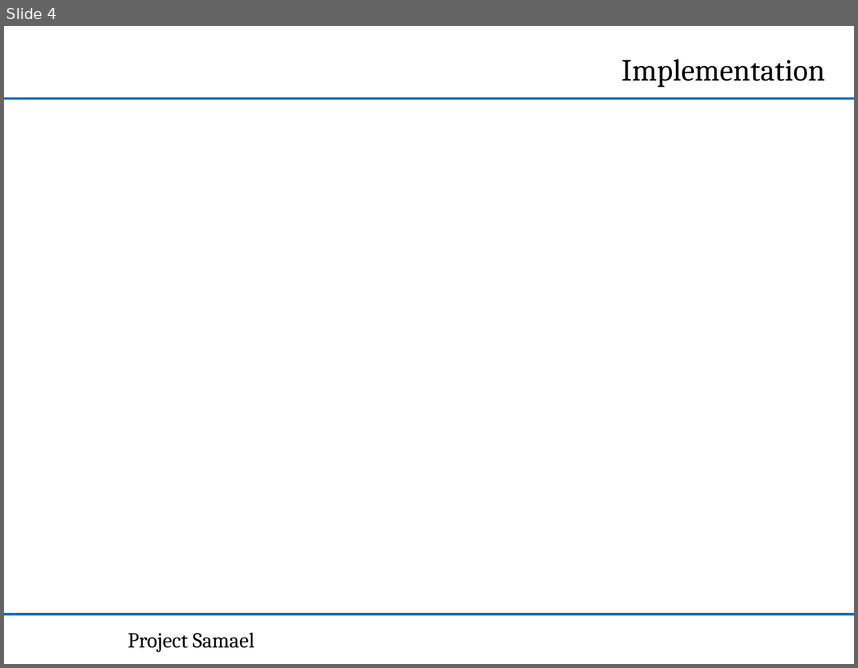
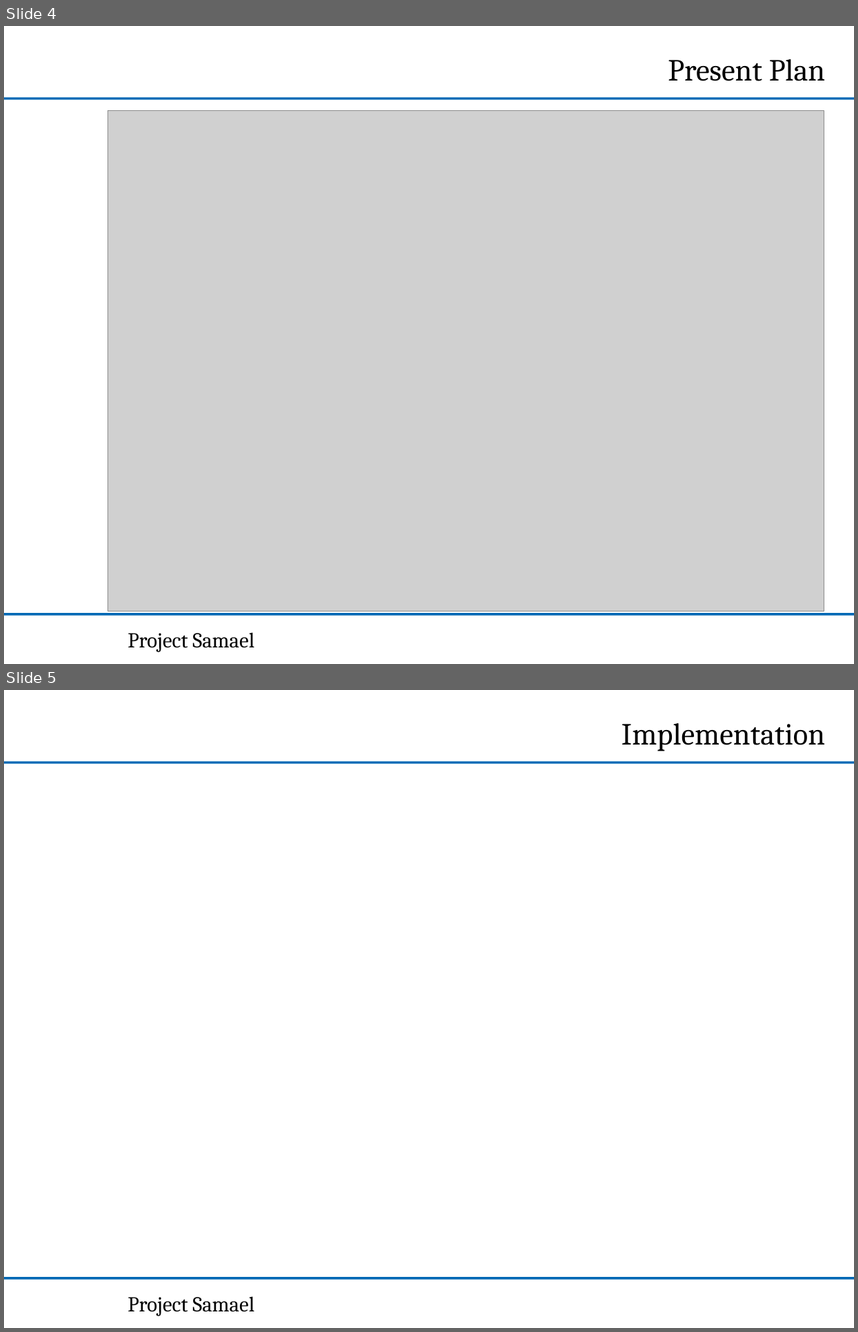
Before and after one commit to NPTricky/img-classification-ss13, a slide deck: doc/PPT-2013-07-10/m3-presentation.ppt. Shown one above the other, each under a label of ours: slide 4 before the commit, slides 4 and 5 after it. The pictures are 858x668 and 858x1332 pixels, drawn with LibreOffice and Linux fonts; fonts in the diff are those of the drawing; grey boxes stand for pictures; background and template pictures are left out. Boxes give left, top, right and bottom in pixels: in the first picture for what was removed or moved away, otherwise in the second. Text is boxed around its words. In the diff, an @@ line names an element or a change of style, - is before the commit and + after.

Commit message:
Added the graph to te ppt.

```diff
--- a/doc/PPT-2013-07-10/m3-presentation.ppt
+++ b/doc/PPT-2013-07-10/m3-presentation.ppt
@@ slide 4 added at (4, 26, 854, 664), background #FFFFFF; not listed: 2 template elements that a slide beside it also shows @@
@@ free added at (446, 47, 835, 92), 26 pt, text #000000 @@
+Present Plan
@@ picture added at (107, 110, 824, 610) @@
@@ text added at (128, 632, 254, 652), 18 pt, text #000000 @@
+Project Samael
@@ what was slide 4 is now slide 5 @@
```
